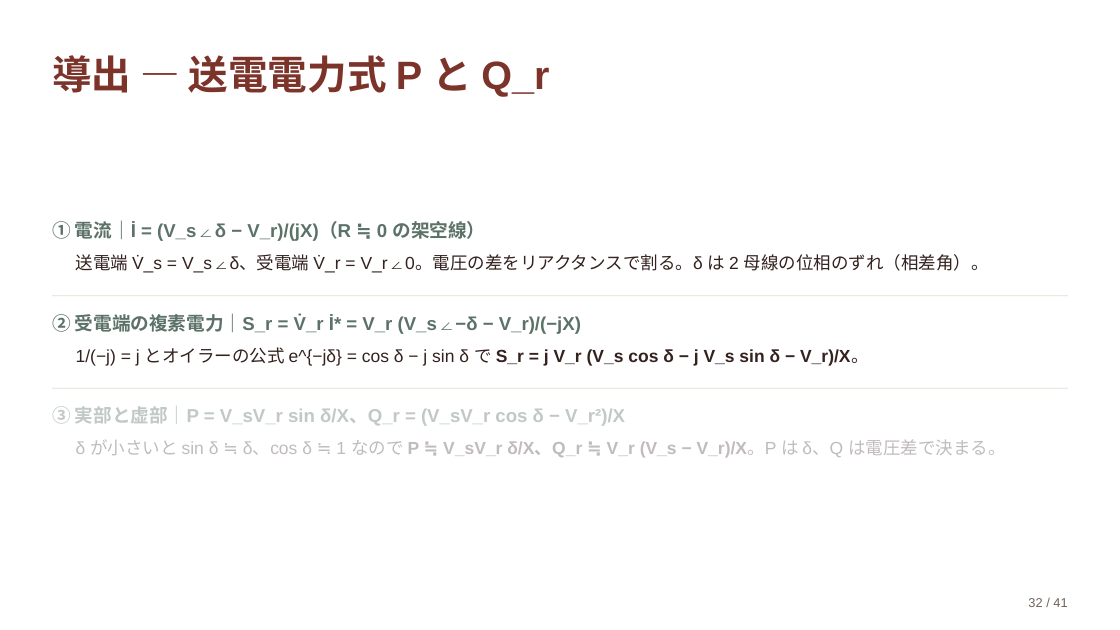
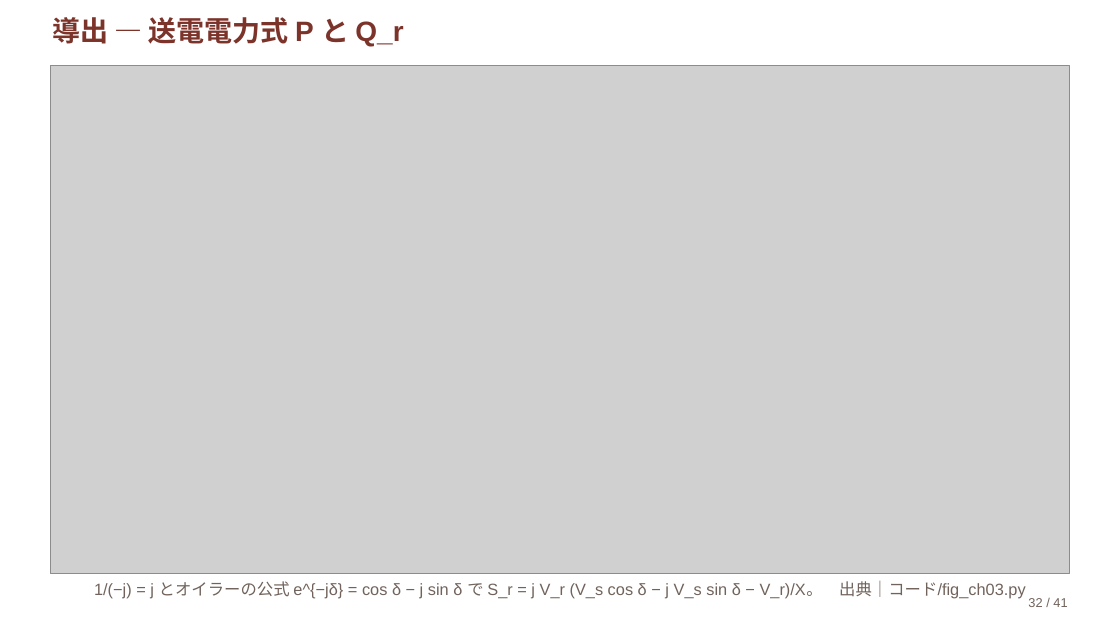
Before and after one commit to lutelute/ryukyu-power-system-2026, a slide deck: slide 32 of スライド/ch03.pptx. Drawn at 1120x630 pixels with LibreOffice and Linux fonts; fonts in the diff are those of the drawing; grey boxes stand for pictures. Boxes give left, top, right and bottom in pixels: in the first picture for what was removed or moved away, otherwise in the second. Text is boxed around its words. In the diff, an @@ line names an element or a change of style, - is before the commit and + after.

```diff
--- a/スライド/ch03.pptx
+++ b/スライド/ch03.pptx
@@ text "導出 — 送電電力式 P と ...": place and size @@
-text "導出 — 送電電力式 P と ..." at box(52, 55, 549, 97)
+text "導出 — 送電電力式 P と ..." at box(52, 17, 403, 46)
@@ text "導出 — 送電電力式 P と ..." at box(52, 17, 403, 46): size 33.9 to 24 pt; line spacing 1.06 to 1; vertical alignment middle to top @@
@@ picture added at box(50, 66, 1070, 574) @@
@@ text removed at box(52, 220, 485, 241) @@
-① 電流｜İ = (V_s∠δ − V_r)/(jX)（R ≒ 0 の架空線）
@@ text removed at box(76, 254, 989, 273) @@
-送電端 V̇_s = V_s∠δ、受電端 V̇_r = V_r∠0。電圧の差をリアクタンスで割る。δ は 2 母線の位相のずれ（相差角）。
@@ rectangle removed at box(52, 296, 1068, 297) @@
@@ text removed at box(52, 313, 581, 334) @@
-② 受電端の複素電力｜S_r = V̇_r İ* = V_r (V_s∠−δ − V_r)/(−jX)
@@ rectangle removed at box(52, 388, 1068, 389) @@
@@ text removed at box(52, 406, 625, 426) @@
-③ 実部と虚部｜P = V_sV_r sin δ/X、Q_r = (V_sV_r cos δ − V_r²)/X
@@ text removed at box(76, 439, 1005, 458) @@
-δ が小さいと sin δ ≒ δ、cos δ ≒ 1 なので P ≒ V_sV_r δ/X、Q_r ≒ V_r (V_s − V_r)/X。P は δ、Q は電圧差で決まる。
@@ text at box(94, 581, 1026, 599): text changed; size 15 to 14 pt; text colour #33221E to #71635B @@
-1/(−j) = j とオイラーの公式 e^{−jδ} = cos δ − j sin δ で S_r = j V_r (V_s cos δ − j V_s sin δ − V_r)/X。
+1/(−j) = j とオイラーの公式 e^{−jδ} = cos δ − j sin δ で S_r = j V_r (V_s cos δ − j V_s sin δ − V_r)/X。 出典｜コード/fig_ch03.py
```
Also in this commit, not shown: 8 other slides changed, 50 other files.
